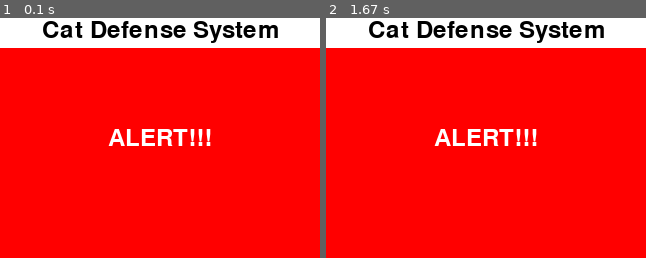
Above: before the commit, frames 1-2 (left to right).
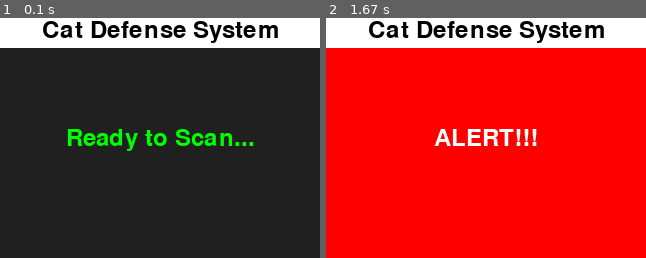
Above: after the commit, the same moments.

Repository: danstoner/python_experiments
Game: pygame game, started from PiTFT/object_blitting.py
Same seed, same stepped clock (60 frames per second), same inputs: the game is played once before the commit and once after it. The source is Python 2; it was converted automatically to run under Python 3.
Inputs:
- Up to frame 1 (0.1 s): no input
- Up to frame 2 (1.67 s): no input

The runs differ from the first frame. In frame 1, 88% of the frame differs, in the area x 0-100%, y 12-100%; in frame 2, nothing differs.

Commit message:
slow down for flashing

Diff:
--- a/PiTFT/object_blitting.py
+++ b/PiTFT/object_blitting.py
@@ -135,7 +135,7 @@
 
     def change_to_Scanning (self):
         self.textcolor = GREEN
-        self.backgroundcolor = LIGHT_GRAY
+        self.backgroundcolor = DARK_GRAY
         self.statustext = SCANNING_TEXT
 
     def change_to_Alarming (self):
@@ -178,7 +178,7 @@
         pygame.display.flip()
 
         # put the process to sleep to share CPU and reduce resource consumption while idling
-        pygame.time.wait(25)  # time in ms
+        pygame.time.wait(1000)  # time in ms
 
     # font = pygame.font.Font(None, 36)
     # text = font.render(status, 1, WHITE)
@@ -193,7 +193,7 @@
         paint(DisplaySurface,MyStatus)
         pygame.display.flip()
         # put the process to sleep to share CPU and reduce resource consumption while idling
-        pygame.time.wait(25)  # time in ms
+        pygame.time.wait(1000)  # time in ms
 
         poll_for_quit()
         fpsClock.tick(FPS)
